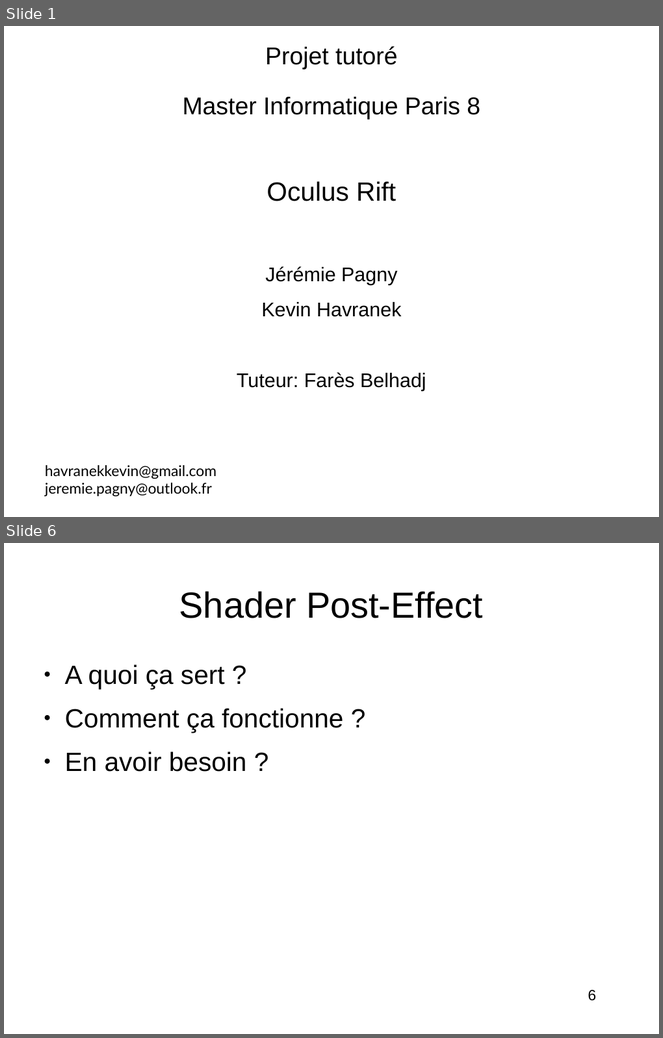
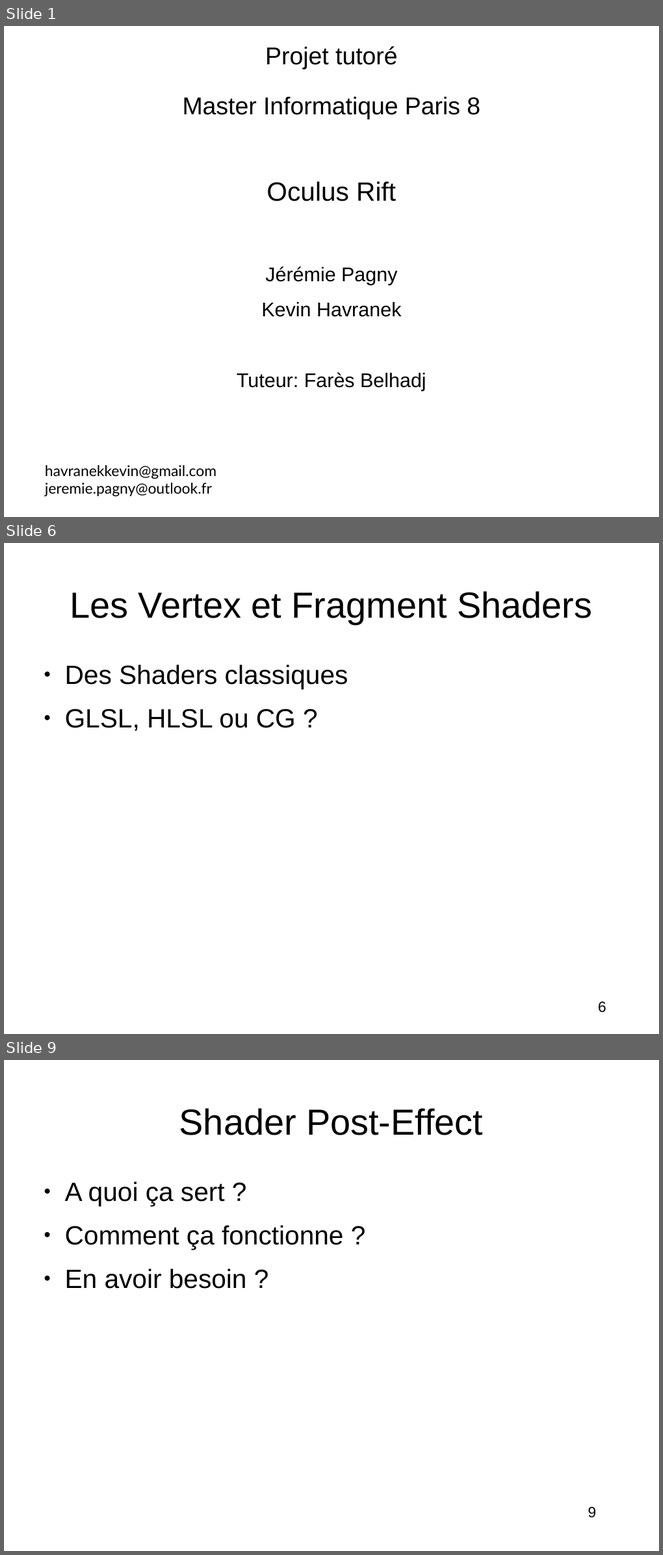
Before and after one commit to Mzartek/OculusRift_Tutoring, a slide deck: Report/second.odp. Shown one above the other, each under a label of ours: slides 1 and 6 before the commit, slides 1, 6 and 9 after it; the slides between them are not shown. The pictures are 663x1038 and 663x1555 pixels, drawn with LibreOffice and Linux fonts; fonts in the diff are those of the drawing. Boxes give left, top, right and bottom in pixels: in the first picture for what was removed or moved away, otherwise in the second. Text is boxed around its words. In the diff, an @@ line names an element or a change of style, - is before the commit and + after.

```diff
--- a/Report/second.odp
+++ b/Report/second.odp
@@ slide 6 added at (x1=4, y1=543, x2=659, y2=1034), background #FFFFFF @@
@@ title added at (x1=70, y1=591, x2=592, y2=624), 44 pt, text #000000 @@
+Les Vertex et Fragment Shaders
@@ text added at (x1=65, y1=665, x2=348, y2=731), 32 pt, text #000000 @@
+● Des Shaders classiques
+● GLSL, HLSL ou CG ?
@@ page number added at (x1=598, y1=1002, x2=607, y2=1013), 18 pt, text #000000 @@
+6
@@ what was slide 6 is now slide 9 @@
@@ page number at (x1=588, y1=1507, x2=597, y2=1518): text changed @@
-6
+9
```
Also in this commit, not shown: 4 slides changed, 8 other slides added.
